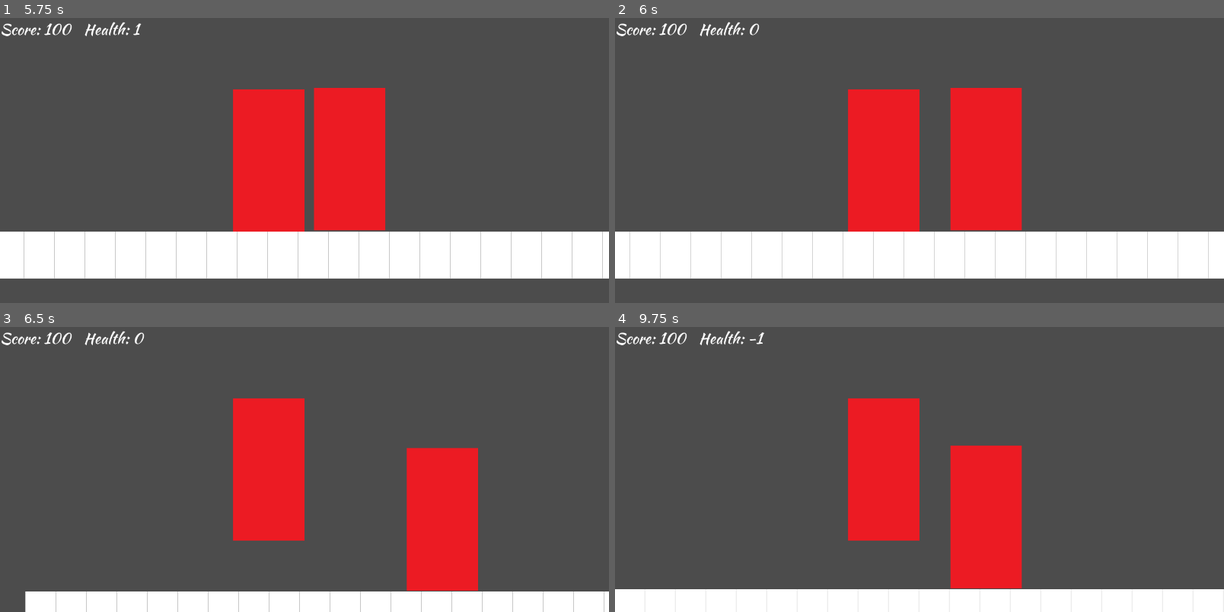
Above: before the commit, frames 1-4 (two rows, left to right).
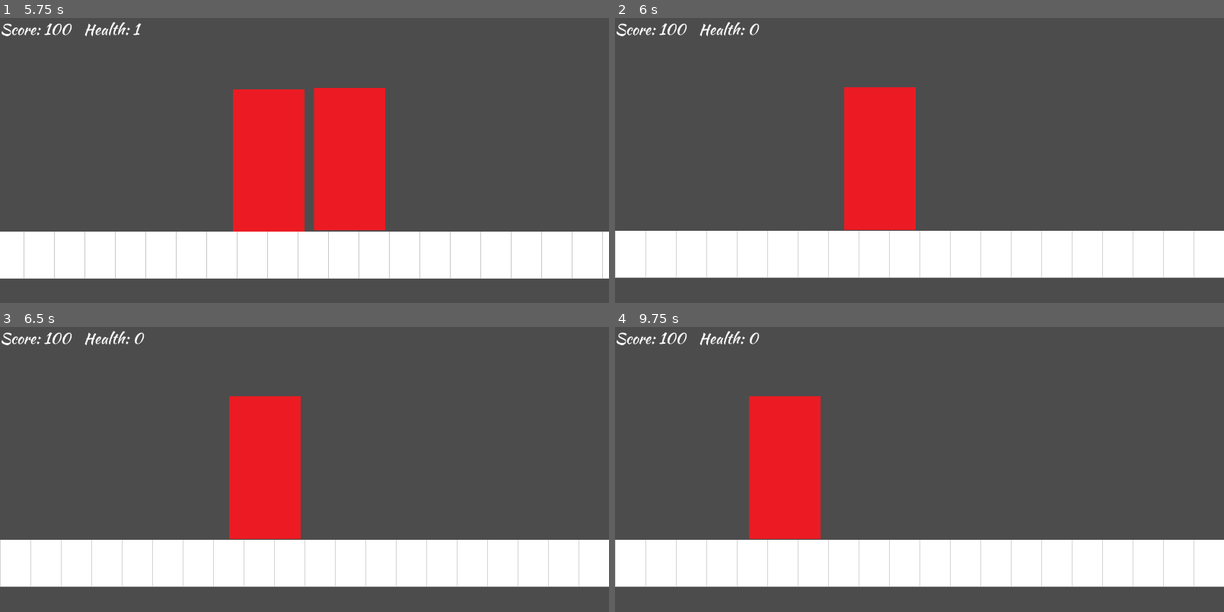
Above: after the commit, the same moments.

Repository: nateslagter/Ninja-Man-Quest-for-the-Shuriken
Game: Godot game, scene res://src/levels/testLevel.tscn
The game is run twice, just before and just after one commit, with the same random seed, the same clock (stepped at 60 frames per second) and the same inputs.
Inputs:
- Up to frame 1 (5.75 s): tap Enter at 0.5 s; hold Right (move_right) 0.53-2.03 s; tap Space (jump) at 0.77, 1.52, 3.02, 3.77, 4.52 s; hold Left (move_left) 2.03-2.78 s; hold Right (move_right) 2.78-4.28 s; hold Left (move_left) 4.28-5.03 s; hold Right (move_right) from 5.03 s (still down)
- Up to frame 2 (6 s): release Right (move_right) at 5.78 s; hold Left (move_left) from 5.78 s (still down)
- Up to frame 3 (6.5 s): keep holding Left (move_left); tap Space (jump) at 6.02 s
- Up to frame 4 (9.75 s): tap Space (jump) at 6.77, 7.52, 9.02 s; release Left (move_left) at 7.28 s; hold Right (move_right) 7.28-9.53 s; hold Left (move_left) from 9.53 s (still down)

Frame 1 is identical in both runs. In frame 2, 8.3% of the frame differs, in the area x 0-100%, y 24-92%; in frame 3, 28%; in frame 4, 40%, in the area x 0-100%, y 1-100%.

Commit message:
Free player from queue when health reaches 0

Diff:
--- a/src/actors/Player.gd
+++ b/src/actors/Player.gd
@@ -8,7 +8,6 @@
 
 var velocity := Vector2()
 var jumping := false
-
 
 func get_input() -> void:
 	velocity.x = 0
@@ -32,4 +31,5 @@
 func _on_Area2D_body_entered(body):
 	if body is Boss:
 		Globals.health -= 1
-		print(Globals.health)
+		if Globals.health == 0:
+			queue_free()
